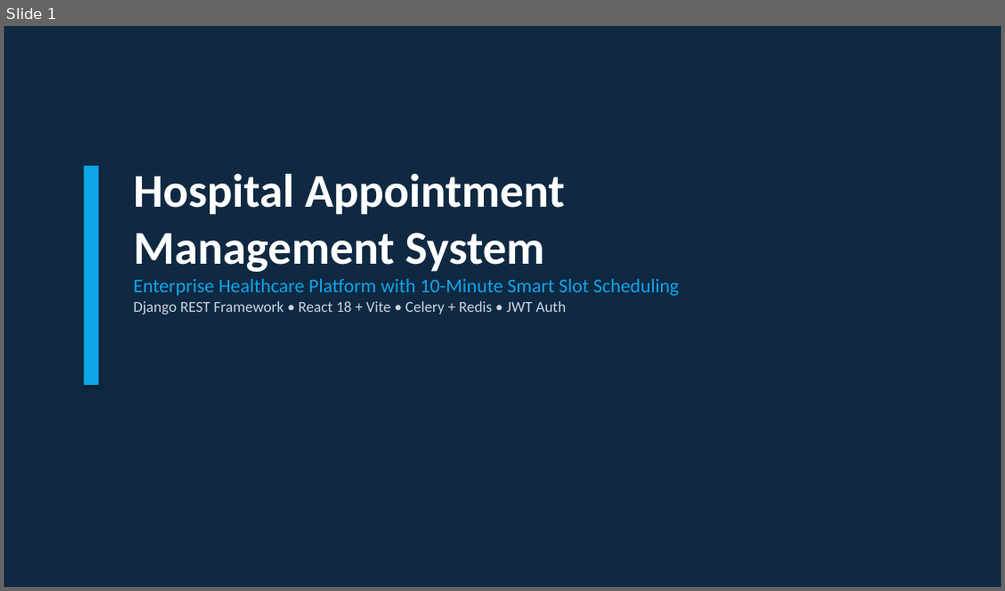
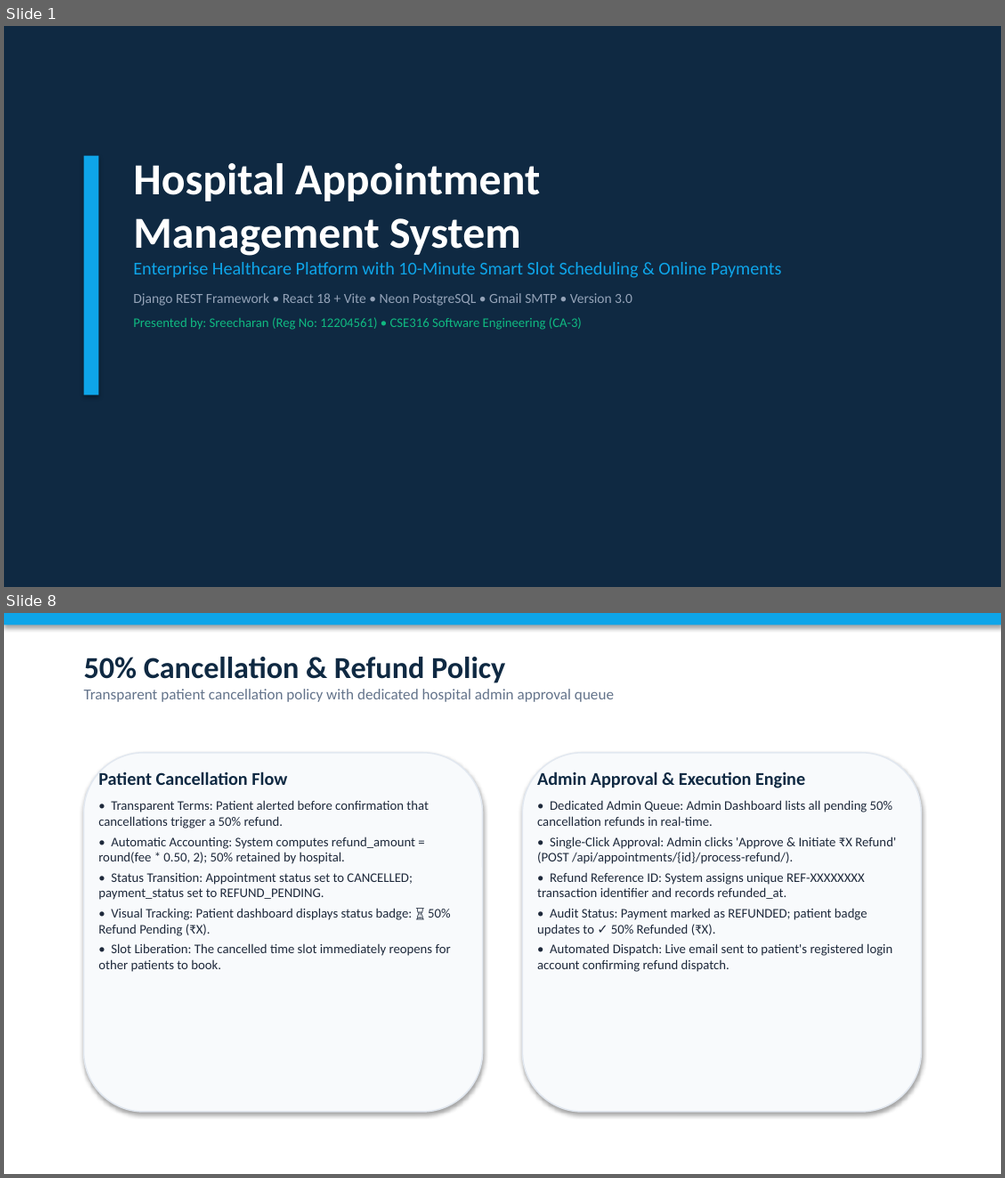
Before and after one commit to Sreecharan01/Hospital-Management-System, a slide deck: hospital_management_system.pptx. Shown one above the other, each under a label of ours: slide 1 before the commit, slides 1 and 8 after it; the slides between them are not shown. The pictures are 1005x591 and 1005x1178 pixels, drawn with LibreOffice and Linux fonts; fonts in the diff are those of the drawing. Boxes give left, top, right and bottom in pixels: in the first picture for what was removed or moved away, otherwise in the second. Text is boxed around its words. In the diff, an @@ line names an element or a change of style, - is before the commit and + after.

Commit message:
feat(presentation): update 16-slide PPTX with INR payments, 50% refund, live Gmail SMTP, and cloud deployment

```diff
--- a/hospital_management_system.pptx
+++ b/hospital_management_system.pptx
@@ slide 8 added at (4, 613, 1001, 1174), background #FFFFFF @@
@@ rectangle added at (4, 613, 1001, 625), fill #0EA5E9 @@
@@ text added at (84, 657, 614, 702), 11 pt, text #64748B @@
+50% Cancellation & Refund Policy
+Transparent patient cancellation policy with dedicated hospital admin approval queue
@@ rounded rectangle added at (84, 753, 483, 1111), fill #F8FAFC, outline #E2E8F0 1 pt @@
@@ text added at (98, 771, 451, 972), 9.5 pt, text #1E293B @@
+Patient Cancellation Flow
+• Transparent Terms: Patient alerted before confirmation that cancellations trigger a 50% refund.
+• Automatic Accounting: System computes refund_amount = round(fee * 0.50, 2); 50% retained by hospital.
+• Status Transition: Appointment status set to CANCELLED; payment_status set to REFUND_PENDING.
+• Visual Tracking: Patient dashboard displays status badge: ⏳ 50% Refund Pending (₹X).
+• Slot Liberation: The cancelled time slot immediately reopens for other patients to book.
@@ rounded rectangle added at (522, 753, 921, 1111), fill #F8FAFC, outline #E2E8F0 1 pt @@
@@ text added at (537, 771, 896, 972), 9.5 pt, text #1E293B @@
+Admin Approval & Execution Engine
+• Dedicated Admin Queue: Admin Dashboard lists all pending 50% cancellation refunds in real-time.
+• Single-Click Approval: Admin clicks 'Approve & Initiate ₹X Refund' (POST /api/appointments/{id}/process-refund/).
+• Refund Reference ID: System assigns unique REF-XXXXXXXX transaction identifier and records refunded_at.
+• Audit Status: Payment marked as REFUNDED; patient badge updates to ✓ 50% Refunded (₹X).
+• Automated Dispatch: Live email sent to patient's registered login account confirming refund dispatch.
@@ slide 1 changed as well @@
@@ rectangle: place and size @@
-rectangle at (84, 166, 98, 385)
+rectangle at (84, 156, 98, 394)
@@ text "Hospital Appointment Management System": place and size @@
-text "Hospital Appointment Management System" at (133, 174, 679, 314)
+text "Hospital Appointment Management System" at (133, 163, 782, 329)
@@ text at (133, 163, 540, 256): size 34 to 32 pt in "Hospital Appointment Management System" @@
@@ text at (133, 262, 782, 329): text changed; size 14 to 13 pt @@
-Enterprise Healthcare Platform with 10-Minute Smart Slot Scheduling
-Django REST Framework • React 18 + Vite • Celery + Redis • JWT Auth
+Enterprise Healthcare Platform with 10-Minute Smart Slot Scheduling & Online Payments
+Django REST Framework • React 18 + Vite • Neon PostgreSQL • Gmail SMTP • Version 3.0
+Presented by: Sreecharan (Reg No: 12204561) • CSE316 Software Engineering (CA-3)
```
Also in this commit, not shown: 14 other slides added, 13 slides removed, 1 other file.
